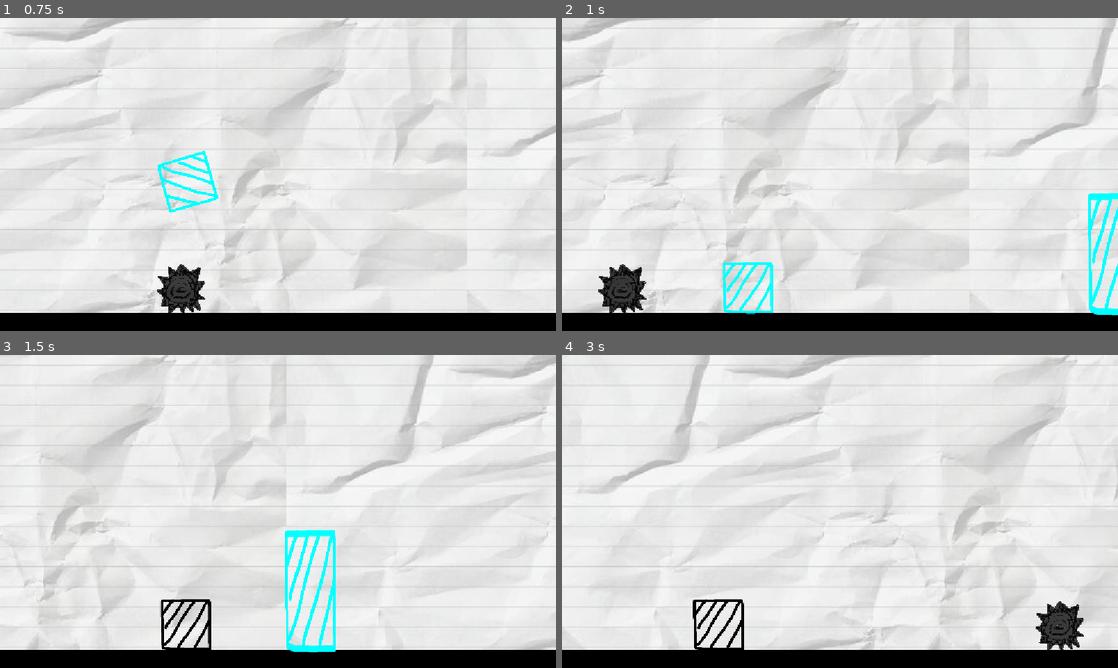
Above: before the commit, frames 1-4 (two rows, left to right).
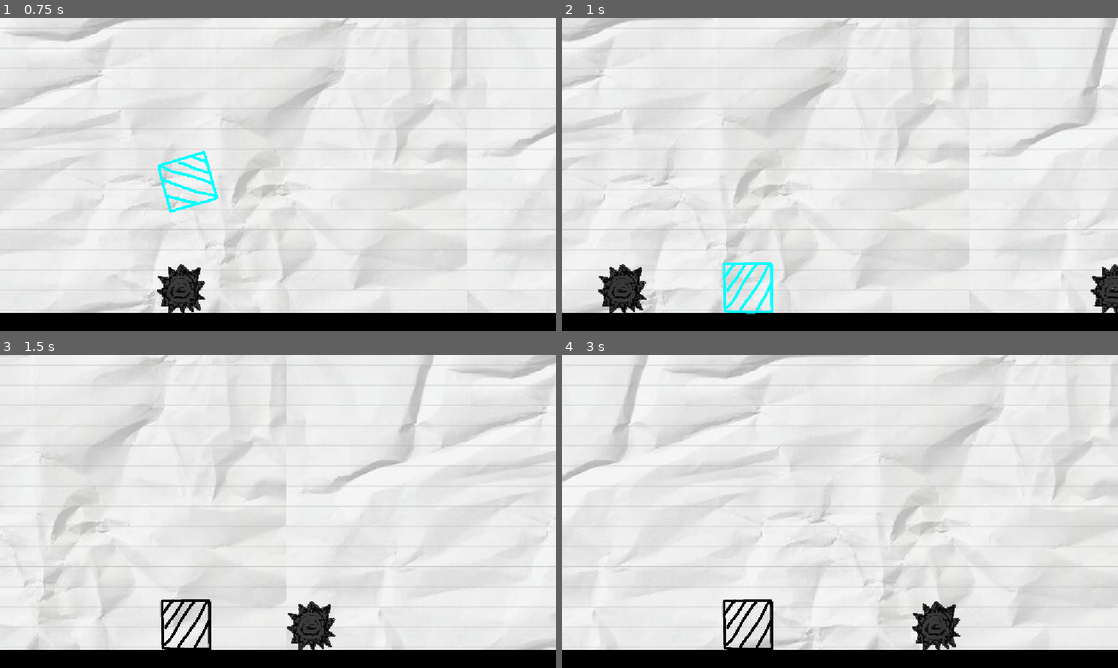
Above: after the commit, the same moments.

Repository: hanifaudah/jump-2
Game: Godot game, scene res://scenes/main.tscn
The game is run twice, just before and just after one commit, with the same random seed, the same clock (stepped at 60 frames per second) and the same inputs.
Inputs:
- Up to frame 1 (0.75 s): tap Enter (ui_accept) at 0.5 s; hold Q (cyan) from 0.53 s (still down)
- Up to frame 2 (1 s): keep holding Q (cyan); tap Enter (ui_accept) at 0.77 s
- Up to frame 3 (1.5 s): release Q (cyan) at 1.28 s; tap E (magenta) at 1.35 s
- Up to frame 4 (3 s): tap Enter (ui_accept) at 1.52 s; hold R (yellow) 2.03-2.78 s; tap Q (cyan) at 2.85 s

Frame 1 is identical in both runs. In frame 2, 1.3% of the frame differs, in the area x 94-100%, y 55-96%; in frame 3, 2.2%; in frame 4, 12%, in the area x 0-100%, y 0-95%.

Commit message:
add level 3

Diff:
--- a/scenes/level2.tscn
+++ b/scenes/level2.tscn
@@ -1,14 +1,14 @@
-[gd_scene format=3 uid="uid://b4f5j0u8r1dry"]
+[gd_scene format=3 uid="uid://b8shw8ioatbnh"]
 
-[ext_resource type="PackedScene" uid="uid://chk45sbe53y14" path="res://scenes/floor.tscn" id="2_yqkch"]
-[ext_resource type="PackedScene" uid="uid://b72p38rfwlfch" path="res://scenes/player.tscn" id="3_6ep0u"]
-[ext_resource type="PackedScene" uid="uid://cfhfibutt7ox6" path="res://scenes/rock.tscn" id="4_hrcei"]
-[ext_resource type="PackedScene" uid="uid://c1uakvgq0caoh" path="res://scenes/color_wall.tscn" id="5_alqfr"]
-[ext_resource type="PackedScene" uid="uid://e5ewcmd2ajwt" path="res://scenes/finish_line.tscn" id="5_xa7n4"]
+[ext_resource type="PackedScene" uid="uid://chk45sbe53y14" path="res://scenes/floor.tscn" id="1_7uttt"]
+[ext_resource type="PackedScene" uid="uid://b72p38rfwlfch" path="res://scenes/player.tscn" id="2_6lxtr"]
+[ext_resource type="PackedScene" uid="uid://cfhfibutt7ox6" path="res://scenes/rock.tscn" id="3_b72m1"]
+[ext_resource type="PackedScene" uid="uid://e5ewcmd2ajwt" path="res://scenes/finish_line.tscn" id="4_5mhml"]
+[ext_resource type="PackedScene" uid="uid://c1uakvgq0caoh" path="res://scenes/color_wall.tscn" id="5_rupth"]
 
 [node name="Level2" type="Node2D" unique_id=963956770]
 
-[node name="Floor" parent="." unique_id=1536830416 instance=ExtResource("2_yqkch")]
+[node name="Floor" parent="." unique_id=1536830416 instance=ExtResource("1_7uttt")]
 position = Vector2(0, 610)
 scale = Vector2(6, 1)
 
--- /dev/null
+++ b/scenes/level3.tscn
@@ -0,0 +1,117 @@
+[gd_scene format=3 uid="uid://b4f5j0u8r1dry"]
+
+[ext_resource type="PackedScene" uid="uid://chk45sbe53y14" path="res://scenes/floor.tscn" id="1_7uttt"]
+[ext_resource type="PackedScene" uid="uid://b72p38rfwlfch" path="res://scenes/player.tscn" id="2_6lxtr"]
+[ext_resource type="PackedScene" uid="uid://cfhfibutt7ox6" path="res://scenes/rock.tscn" id="3_b72m1"]
+[ext_resource type="PackedScene" uid="uid://e5ewcmd2ajwt" path="res://scenes/finish_line.tscn" id="4_5mhml"]
+[ext_resource type="PackedScene" uid="uid://c1uakvgq0caoh" path="res://scenes/color_wall.tscn" id="5_rupth"]
+
+[node name="Level2" type="Node2D" unique_id=963956770]
+
+[node name="Floor" parent="." unique_id=1536830416 instance=ExtResource("1_7uttt")]
+position = Vector2(0, 610)
+scale = Vector2(6, 1)
+
+[node name="Floor2" parent="." unique_id=1798165315 instance=ExtResource("1_7uttt")]
+position = Vector2(1080, 510)
+scale = Vector2(0.5, 1)
+
+[node name="Floor3" parent="." unique_id=297044904 instance=ExtResource("1_7uttt")]
+position = Vector2(1660, 410)
+scale = Vector2(0.5, 1)
+
+[node name="Line2D" type="Line2D" parent="." unique_id=1241511202]
+scale = Vector2(26.095, 1)
+points = PackedVector2Array(0, 600)
+width = 6.0
+default_color = Color(0, 0, 0, 1)
+
+[node name="Player" parent="." unique_id=35438079 instance=ExtResource("2_6lxtr")]
+position = Vector2(150, 560)
+speed = 1000.0
+
+[node name="StaticBody2D" parent="." unique_id=1739663039 instance=ExtResource("3_b72m1")]
+position = Vector2(1030, 560)
+
+[node name="StaticBody2D2" parent="." unique_id=1798894128 instance=ExtResource("3_b72m1")]
+position = Vector2(1610, 460)
+
+[node name="StaticBody2D3" parent="." unique_id=118639133 instance=ExtResource("3_b72m1")]
+position = Vector2(3860, 560)
+
+[node name="StaticBody2D4" parent="." unique_id=268378546 instance=ExtResource("3_b72m1")]
+position = Vector2(7440, 660)
+
+[node name="FinishLine" parent="." unique_id=809478107 instance=ExtResource("4_5mhml")]
+position = Vector2(8050, 470)
+
+[node name="ColorWallCyan" parent="." unique_id=580985053 instance=ExtResource("5_rupth")]
+position = Vector2(1510, 380)
+
+[node name="StaticBody2D5" parent="." unique_id=753745418 instance=ExtResource("3_b72m1")]
+position = Vector2(2190, 360)
+
+[node name="ColorWallCyan2" parent="." unique_id=1605739278 instance=ExtResource("5_rupth")]
+position = Vector2(2090, 280)
+color_state = 1
+
+[node name="Floor4" parent="." unique_id=299752812 instance=ExtResource("1_7uttt")]
+position = Vector2(2240, 310)
+scale = Vector2(0.5, 1)
+
+[node name="Floor5" parent="." unique_id=913705651 instance=ExtResource("1_7uttt")]
+position = Vector2(5730, 460)
+scale = Vector2(0.5, 1)
+
+[node name="Floor6" parent="." unique_id=1454251645 instance=ExtResource("1_7uttt")]
+position = Vector2(6910, 710)
+scale = Vector2(0.5, 1)
+
+[node name="Floor7" parent="." unique_id=115046339 instance=ExtResource("1_7uttt")]
+position = Vector2(7490, 610)
+scale = Vector2(0.5, 1)
+
+[node name="StaticBody2D6" parent="." unique_id=1913415937 instance=ExtResource("3_b72m1")]
+position = Vector2(2770, 260)
+
+[node name="ColorWallCyan3" parent="." unique_id=1804299856 instance=ExtResource("5_rupth")]
+position = Vector2(2670, 180)
+color_state = 1
+
+[node name="ColorWallMagenta" parent="." unique_id=2116916417 instance=ExtResource("5_rupth")]
+position = Vector2(3230, 490)
+
+[node name="ColorWallMagenta2" parent="." unique_id=1790664470 instance=ExtResource("5_rupth")]
+position = Vector2(4440, 490)
+color_state = 1
+
+[node name="ColorWallMagenta3" parent="." unique_id=547513423 instance=ExtResource("5_rupth")]
+position = Vector2(5140, 490)
+color_state = 2
+
+[node name="ColorWallYellow" parent="." unique_id=1896465606 instance=ExtResource("5_rupth")]
+position = Vector2(5780, 560)
+scale = Vector2(1, 0.4)
+color_state = 2
+
+[node name="ColorWallYellow4" parent="." unique_id=1959727712 instance=ExtResource("5_rupth")]
+position = Vector2(5780, 410)
+scale = Vector2(1, 0.4)
+
+[node name="ColorWallYellow5" parent="." unique_id=1409325320 instance=ExtResource("5_rupth")]
+position = Vector2(6000, 410)
+scale = Vector2(1, 0.4)
+
+[node name="ColorWallYellow6" parent="." unique_id=1368234256 instance=ExtResource("5_rupth")]
+position = Vector2(6250, 410)
+scale = Vector2(1, 0.4)
+
+[node name="ColorWallYellow2" parent="." unique_id=2058931290 instance=ExtResource("5_rupth")]
+position = Vector2(6010, 560)
+scale = Vector2(1, 0.4)
+color_state = 2
+
+[node name="ColorWallYellow3" parent="." unique_id=787818662 instance=ExtResource("5_rupth")]
+position = Vector2(6250, 560)
+scale = Vector2(1, 0.4)
+color_state = 2
--- a/scripts/main.gd
+++ b/scripts/main.gd
@@ -7,7 +7,7 @@
 var finish_line: FinishLine
 var viewport_size: Vector2
 var offset: float
-var collor_walls: Array[ColorWall] = []
+var color_walls: Array[ColorWall] = []
 
 func _ready():
 	viewport_size = get_viewport_rect().size
@@ -15,7 +15,7 @@
 	_render_background()
 
 	offset = -viewport_size.x * (1.0/3.0)
-	var level_scene = load("res://scenes/level2.tscn")
+	var level_scene = load("res://scenes/level1.tscn")
 	var level = level_scene.instantiate()
 	add_child(level)
 
@@ -29,7 +29,7 @@
 
 	for child in level.get_children():
 		if child is ColorWall:
-			collor_walls.append(child)
+			color_walls.append(child)
 
 func _on_player_died():
 	get_tree().reload_current_scene()
@@ -38,7 +38,7 @@
 	get_tree().reload_current_scene()
 
 func _on_player_color_changed():
-	for wall in collor_walls:
+	for wall in color_walls:
 		wall.set_player_collision(player.color_state)
 
 func _process(_delta):
Not shown: 1 places in scenes/level2.tscn that only renumber resources
